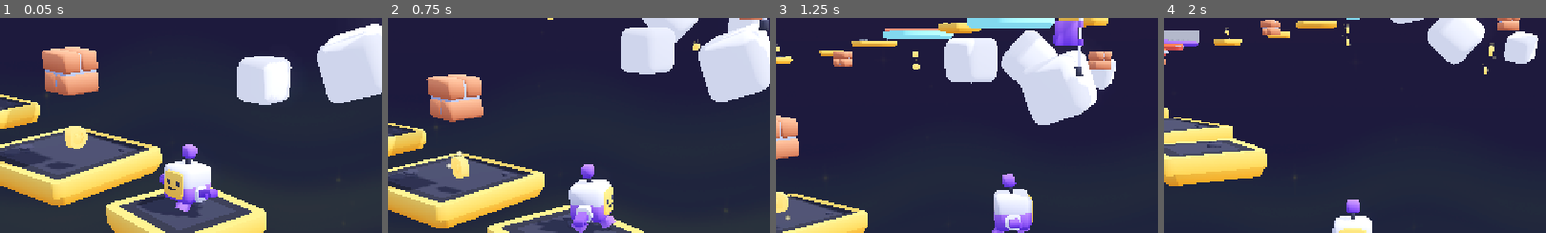
Above: before the commit, frames 1-4 (left to right).
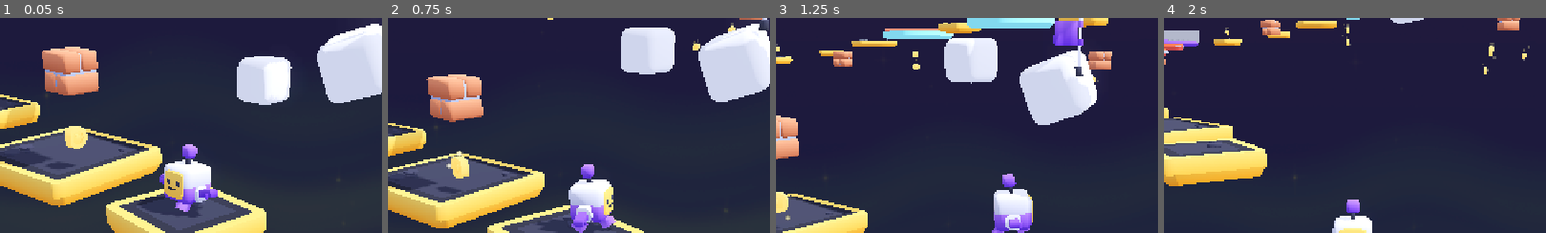
Above: after the commit, the same moments.

Repository: insertnewusername/3d-platformer
Game: Godot game, scene res://scenes/main.tscn
Same seed, same stepped clock (60 frames per second), same inputs: the game is played once before the commit and once after it.
Inputs (mouse positions are % of the whole screen's width and height, from its top left):
- Up to frame 1 (0.05 s): no input
- Up to frame 2 (0.75 s): tap Enter at 0.5 s; move the mouse to (72, 45) at 0.52 s; hold D (move_right) from 0.53 s (still down); tap Down (camera_down) at 0.6 s; click (72, 45) at 0.67 s
- Up to frame 3 (1.25 s): keep holding D (move_right); tap Space (jump) at 0.77 s
- Up to frame 4 (2 s): move the mouse to (30, 55) at 1.27 s; release D (move_right) at 1.28 s; hold S (move_back) from 1.28 s (still down); tap Left (camera_left) at 1.35 s; tap Space (jump) at 1.52 s
The pictures show only the part of the screen within x 26-76%, y 0-50%; the shares and areas given below are measured in that part.

Frame 1 is identical in both runs. In frame 2, 1.1% of the frame differs, in the area x 66-98%, y 0-12%; in frame 3, 2.4%; in frame 4, 3.4%, in the area x 69-98%, y 0-22%.
Error in both runs: Invalid assignment of property or key 'light_energy' with value of type 'float' on a base object of type 'null instance'. (res://scripts/main.gd:12)

Commit message:
reorganise clouds

Diff:
--- a/scenes/main.tscn
+++ b/scenes/main.tscn
@@ -140,19 +140,19 @@
 transform = Transform3D(1.27593, -0.401864, 0.422933, 0.471408, 1.30937, -0.178025, -0.343721, 0.304009, 1.32582, -0.49817848, 1.37146, -6.4280696)
 
 [node name="cube10" parent="World" unique_id=1177743202 instance=ExtResource("13_drtpy")]
-transform = Transform3D(1.32811, 0.370441, 0.259369, -0.293866, 1.3186, -0.37854, -0.34372, 0.30401, 1.32582, -10.5752, 2.03819, -23.467464)
+transform = Transform3D(1.32811, 0.370441, 0.259369, -0.293866, 1.3186, -0.37854, -0.34372, 0.30401, 1.32582, -10.5752, 7.946512, -25.066126)
 
 [node name="cube11" parent="World" unique_id=679777376 instance=ExtResource("13_drtpy")]
-transform = Transform3D(0.476646, 0.924607, 0.941422, -0.929853, 0.945559, -0.457882, -0.93624, -0.468385, 0.934042, -9.467535, 2.0381904, 11.509415)
+transform = Transform3D(0.476646, 0.924607, 0.941422, -0.929853, 0.945559, -0.457882, -0.93624, -0.468385, 0.934042, -16.775795, 2.0381904, 4.59066)
 
 [node name="cube12" parent="World" unique_id=48049737 instance=ExtResource("13_drtpy")]
-transform = Transform3D(-1.02876, -0.695523, 0.652886, -0.929853, 0.945557, -0.457881, -0.213027, -0.768461, -1.15432, -9.201835, 2.7950804, 13.743215)
+transform = Transform3D(-1.02876, -0.695523, 0.652886, -0.929853, 0.945557, -0.457881, -0.213027, -0.768461, -1.15432, -16.510094, 2.7950804, 6.82446)
 
 [node name="cube13" parent="World" unique_id=1976281772 instance=ExtResource("13_drtpy")]
-transform = Transform3D(1.56209, -1.37982, 1.71508, 1.97375, 1.80907, -0.342241, -0.974547, 1.4522, 2.05595, -14.3045, 2.03819, -23.772305)
+transform = Transform3D(1.56209, -1.37982, 1.71508, 1.97375, 1.80907, -0.342241, -0.974547, 1.4522, 2.05595, -14.3045, 7.946512, -25.370966)
 
 [node name="cube14" parent="World" unique_id=1442059763 instance=ExtResource("13_drtpy")]
-transform = Transform3D(1.56209, -1.37982, 1.71508, 1.97375, 1.80907, -0.342241, -0.974547, 1.4522, 2.05595, -14.152035, 2.0381904, 10.065234)
+transform = Transform3D(1.56209, -1.37982, 1.71508, 1.97375, 1.80907, -0.342241, -0.974547, 1.4522, 2.05595, -21.460293, 2.0381904, 3.1464796)
 
 [node name="brick" parent="World" unique_id=1047751477 instance=ExtResource("12_jkv2x")]
 transform = Transform3D(1, 0, 0, 0, 1, 0, 0, 0, 1, -3.119135, 1.9857206, -0.08861771)
